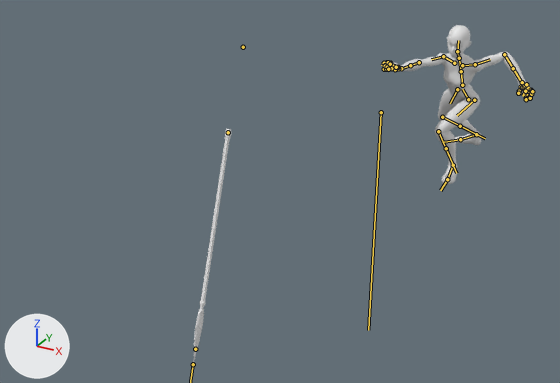
One commit to the FBX model Assets/ART/Animation/DummyCharacter/Combat/Weapons/Spear/DefensiveAction/Dummy_Spear_DefensiveAction_Throw.fbx: the scene before it, then after it.
Before and after are seen from a 50 mm camera at (1.99, -7.75, 2.99) aimed at (-1.22, -1.91, 0.07). Arrows for +X, +Y and +Z are at lower left; the lights stay in place. Both versions are drawn at frame 15 of the action 'Dummy_Spear_DefensiveAction_Throw'; the numbers are the values there. The bones that bend it are drawn over the model as lines.

Names of what the first picture shows: 'RetopoFlow', 'Spear'.
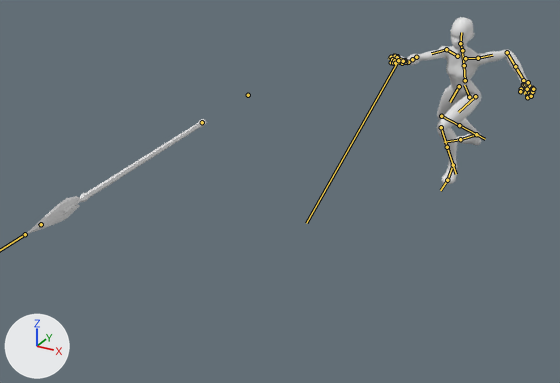
What the commit changed:
Bone 'root.x' (bone_root_x) moves from (4.8, -43.6, 31.1) to (4.5, -42.1, 27.5).
Bone 'root.x' (bone_root_x) turns from (47, -32, -11) to (40, -33, -10) degrees about its own x, y and z.
Bone 'spine_01.x' (bone_spine_01_x) turns from (-3, 8, -14) to (-1, 9, -12) degrees about its own x, y and z.
Bone 'spine_02.x' (bone_spine_02_x) turns from (0, 10, 0) to (2, 10, 0) degrees about its own x, y and z.
Bone 'shoulder.r' (bone_shoulder_r) turns from (28, 4, 30) to (24, 5, 30) degrees about its own x, y and z.
Bone 'arm_stretch.r' (bone_arm_stretch_r) turns from (63, 7, 70) to (54, 18, 61) degrees about its own x, y and z.
Bone 'forearm_stretch.r' (bone_forearm_stretch_r) turns from (0, 0, -7) to (0, 0, 25) degrees about its own x, y and z.
Bone 'hand.r' (bone_hand_r) turns from (40, 22, -28) to (39, 22, -47) degrees about its own x, y and z.
Bone 'weapon.r' (bone_weapon_r) moves from (10.7, -2.5, -37.3) to (-2.8, 5.6, 0.5).
Bone 'weapon.r' (bone_weapon_r) turns from (-107, -21, -33) to (-45, -13, -28) degrees about its own x, y and z.
Bone 'arm_stretch.l' (bone_arm_stretch_l) turns from (3, -18, 52) to (2, -15, 48) degrees about its own x, y and z.
Bone 'forearm_stretch.l' (bone_forearm_stretch_l) turns from (0, 0, -59) to (0, 0, -53) degrees about its own x, y and z.
Bone 'thigh_stretch.l' (bone_thigh_stretch_l) turns from (42, 25, -98) to (44, 21, -92) degrees about its own x, y and z.
Bone 'leg_stretch.l' (bone_leg_stretch_l) turns from (-25, 28, 91) to (-25, 26, 87) degrees about its own x, y and z.
Bone 'thigh_stretch.r' (bone_thigh_stretch_r) turns from (41, 32, 36) to (40, 30, 32) degrees about its own x, y and z.
Bone 'leg_stretch.r' (bone_leg_stretch_r) turns from (-19, -9, -46) to (-20, -10, -50) degrees about its own x, y and z.

Changed parts and their boxes (x1, y1, x2, y2) in the pictures (560 x 383 px):
'RetopoFlow', posed
    before: (382, 25, 534, 184)
    after: (389, 17, 535, 184)
'Spear', posed (369% wider, 50% shorter)
    before: (193, 129, 231, 364)
    after: (25, 119, 207, 235)
bone 'root.x', root to tip
    before: (468, 99) to (462, 89)
    after: (469, 97) to (464, 85)
bone 'spine_01.x', root to tip
    before: (462, 85) to (461, 71)
    after: (465, 80) to (464, 65)
bone 'spine_02.x', root to tip
    before: (461, 71) to (459, 60)
    after: (464, 65) to (462, 53)
bone 'shoulder.r', root to tip
    before: (454, 63) to (443, 56)
    after: (457, 56) to (446, 49)
bone 'arm_stretch.r', root to tip
    before: (443, 56) to (431, 59)
    after: (446, 49) to (431, 53)
bone 'forearm_stretch.r', root to tip
    before: (419, 62) to (406, 67)
    after: (416, 57) to (410, 61)
bone 'hand.r', root to tip
    before: (401, 68) to (395, 66)
    after: (408, 62) to (402, 60)
bone 'weapon.r', root to tip
    before: (381, 112) to (368, 330)
    after: (398, 60) to (306, 223)
bone 'arm_stretch.l', root to tip
    before: (475, 64) to (490, 59)
    after: (478, 58) to (492, 55)
bone 'forearm_stretch.l', root to tip
    before: (504, 54) to (517, 75)
    after: (507, 52) to (519, 73)
bone 'thigh_stretch.l', root to tip
    before: (474, 100) to (457, 115)
    after: (475, 96) to (458, 112)
bone 'leg_stretch.l', root to tip
    before: (438, 131) to (449, 157)
    after: (441, 127) to (450, 156)
bone 'thigh_stretch.r', root to tip
    before: (457, 89) to (450, 103)
    after: (459, 86) to (450, 102)
bone 'leg_stretch.r', root to tip
    before: (442, 117) to (468, 130)
    after: (441, 116) to (468, 130)
